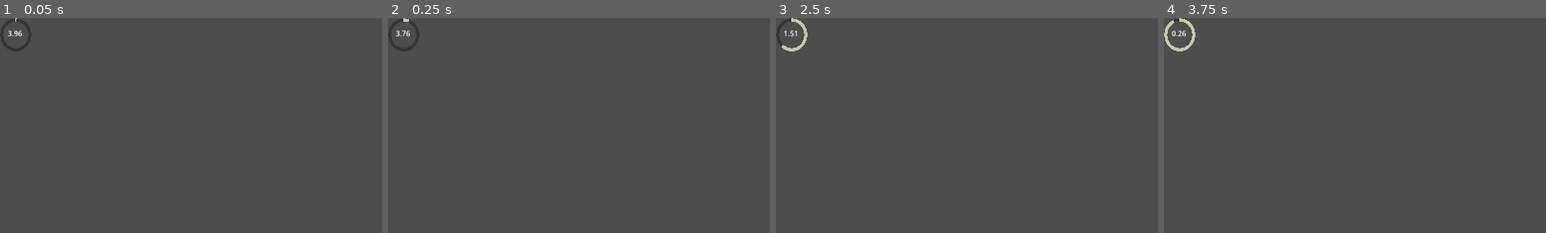
Above: before the commit, frames 1-4 (left to right).
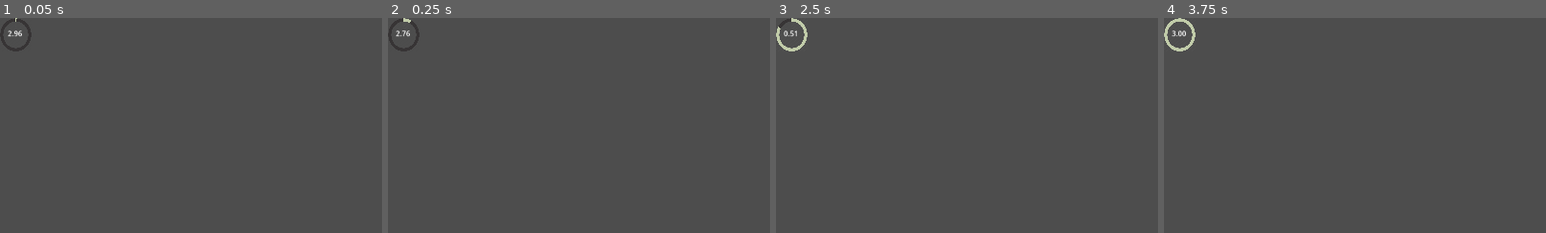
Above: after the commit, the same moments.

Repository: AugustanaCSC380January2024/final-game-jeager
Game: Godot game, scene res://scenes/ui/cooldown.tscn
Two runs of this game, one before a commit and one after it. Both use one fixed random seed, a clock stepped at 60 frames per second and the inputs below. This scene is started directly instead of the project's main scene.
Inputs:
- Up to frame 1 (0.05 s): no input
- Up to frame 2 (0.25 s): no input
- Up to frame 3 (2.5 s): tap Enter at 0.5, 2 s; hold D (move right) 0.53-1.28 s; tap 1 (character 1 selected) at 0.6 s; tap Space (normal attack) at 1.25 s; hold S (move down) 1.28-2.03 s; tap 2 (character 2 selected) at 1.35 s; hold D (move right) from 2.03 s (still down); tap 3 (character 3 selected) at 2.1 s
- Up to frame 4 (3.75 s): tap Space (normal attack) at 2.75, 2.85 s; release D (move right) at 2.78 s; hold W (move up) 2.78-3.53 s; tap Enter at 3.5 s; hold A (move left) from 3.53 s (still down); tap E (ultimate) at 3.6 s
The pictures show only the part of the screen within x 0-50%, y 0-50%; the shares and areas given below are measured in that part.

The runs differ from the first frame. In frame 1, less than 0.1% of the frame differs, in the area x 2-3%, y 6-9%; in frame 2, less than 0.1%; in frame 3, less than 0.1%, in the area x 0-3%, y 4-14%; in frame 4, less than 0.1%.

Commit message:
made the cooldown UI to display countdown only when timer runs

Diff:
--- a/scenes/ui/cooldown.tscn
+++ b/scenes/ui/cooldown.tscn
@@ -6,9 +6,10 @@
 
 [node name="cooldown" type="Node2D"]
 script = ExtResource("1_h1fg3")
+cooldown_time = 3.0
 
 [node name="Timer" type="Timer" parent="."]
-wait_time = 4.0
+one_shot = true
 
 [node name="TextureProgressBar" type="TextureProgressBar" parent="."]
 offset_right = 512.0
--- a/scripts/UI/cooldown.gd
+++ b/scripts/UI/cooldown.gd
@@ -5,17 +5,23 @@
 
 # Called when the node enters the scene tree for the first time.
 func _ready():
+	timer.wait_time = cooldown_time
 	start_timer()
+
 
 
 # Called every frame. 'delta' is the elapsed time since the previous frame.
 func _process(delta):
-	label.set_text(str(timer.get_time_left()).pad_decimals(2))
-	var time_ratio = (timer.get_wait_time() -timer.get_time_left())/timer.get_wait_time()
-	$TextureProgressBar.value = time_ratio * 100
+	if (!timer.is_stopped()):
+		label.set_text(str(timer.get_time_left()).pad_decimals(2))
+		var time_ratio = (timer.get_wait_time() -timer.get_time_left())/timer.get_wait_time()
+		$TextureProgressBar.value = time_ratio * 100
 
 func _on_timer_timeout():
-	pass # Replace with function body.
+	label.set_text(str(cooldown_time).pad_decimals(2))
+
 
 func start_timer():
 	timer.start()
+	await get_tree().create_timer(10).timeout
+	timer.start()
